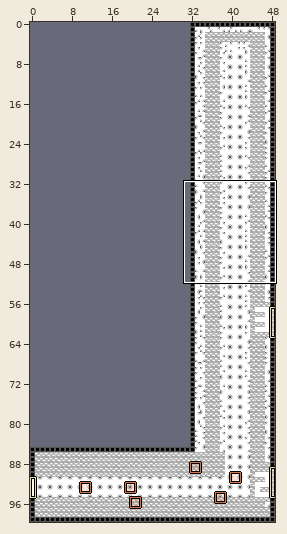
LDtk project, stored at source/levels.ldtk. The first picture is a wide view before the edit; the outline marks the close-up.
Close-up. Before the commit:
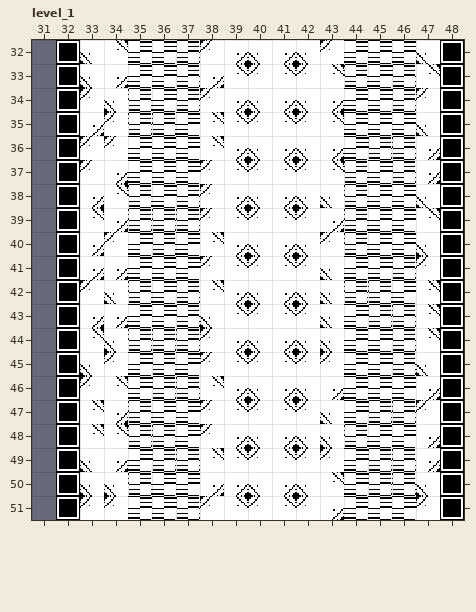
Cells are 16x16 px. Shown: level_1 x 31..48, y 32..51. The commit also changed other parts of the map, which this record leaves out.
After the commit:
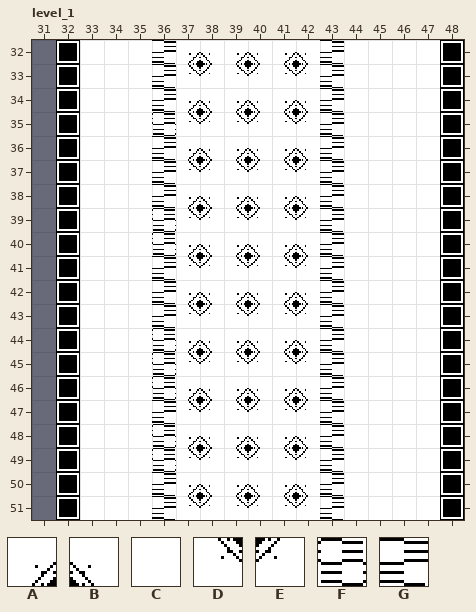
Key: from "tilemap": A 0, B 1, C 5, D 10, E 11, F 14, G 15.
_ is an empty cell.
Tiles replaced or removed in this view: A, B, D, E, F, G.
The exact change:
Changed rows in their new state; . is an unchanged cell.
Layer "tiles":
first column x 33:
32 CCC.AB....GCCCC
33 CCC.DE....GCCCC
34 CCC.AB....GCCCC
35 CCC.DE....GCCCC
36 CCC.AB....GCCCC
37 CCC.D.....GCCCC
38 CCC.AB....GCCCC
39 CCC.D.....GCCCC
40 CCC.AB....GCCCC
41 CCC.D.....GCCCC
42 CCC.AB....GCCCC
43 CCC.DE....GCCCC
44 CCC.AB....GCCCC
45 CCC.D.....GCCCC
46 CCC.AB....GCCCC
47 CCC.D.....GCCCC
48 CCC.AB....GCCCC
49 CCC.DE....GCCCC
50 CCC.AB....GCCCC
51 CCC.D.....GCCCC
Changed places in both close-ups, as pixel boxes (x1, y1, x2, y2):
changed: (80, 40, 152, 520)
changed: (176, 40, 224, 520)
changed: (320, 40, 440, 520)
